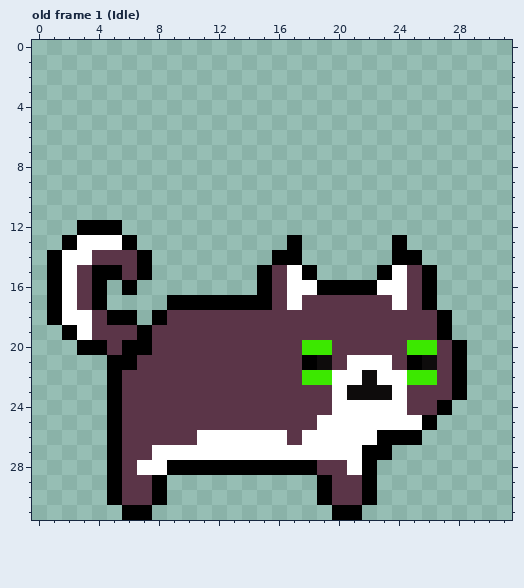
Pixel-art file, stored at Assets/Sprites/SylvesterCat/SylvesterCat.aseprite. The picture above is the old version.
32x32 pixels, 12 frames. Colours within 5 levels of each other are drawn and written as one. Shown: old frame 1 (Idle). The commit also changed other frames, which this record leaves out.
After the commit:
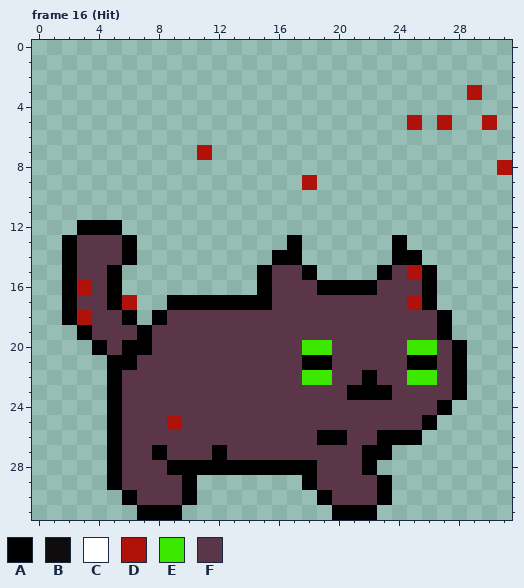
Palette (. is transparent): A #000000  B #0e0c0c  C #ffffff  D #b0120a  E #3ce800  F #5b3548
A new or re-ordered frame is compared with the old frame closest to it.
The commit says: Hit animation
From old to new:
frames 12 -> 17
layer "Layer 3" added
layer "Layer 4" added
Frame 16 (Hit) is new; against old frame 1 (Idle):
y 3: x 29 . -> D
y 5: x 25 . -> D; x 27 . -> D; x 30 . -> D
y 7: x 11 . -> D
y 8: x 31 . -> D
y 9: x 18 . -> D
y 13: x 3..5 CCC -> FFF
y 14: x 1..3 ACC -> .AF; x 6..7 FA -> A.
y 15: x 1..2 AC -> .A; x 4 A -> F; x 6..7 FA -> ..; x 17 C -> F; x 24..25 CF -> FD
y 16: x 1..6 ACFA.A -> .ADFA.; x 17..18 CC -> FF; x 23..24 CC -> FF
y 17: x 1..2 AC -> .A; x 4..6 A.. -> FAD; x 17 C -> F; x 24..25 CF -> FD
y 18: x 1..3 ACC -> .AD; x 5 A -> F
y 19: x 2..3 AC -> .A
y 20: x 3 A -> .
y 21: x 19 B -> A; x 21..23 CCC -> FFF; x 26 B -> A
y 22: x 20..24 CCBCC -> FFAFF
y 23: x 20..24 CBBBC -> FAAAF
y 24: x 20..24 CCCCC -> FFFFF
y 25: x 9 F -> D; x 19..25 CCCCCCC -> FFFFFFF
y 26: x 11..16 CCCCCC -> FFFFFF; x 18..22 CCCCC -> FAAFF
y 27: x 8..21 CCCCCCCCCCCCCC -> AFFFAFFFFFFFFF
y 28: x 7..8 CC -> FF; x 21 C -> F
y 29: x 8..10 A.. -> FFA; x 18..19 .A -> AF; x 22..23 A. -> FA
y 30: x 5..6 AF -> .A; x 8..10 A.. -> FFA; x 22..23 A. -> FA
y 31: x 6 A -> .; x 8..9 .. -> AA; x 22 . -> A
Changed places in both pictures, as pixel boxes (x1, y1, x2, y2):
added: (407, 85, 512, 175)
added: (197, 145, 212, 160)
added: (302, 175, 317, 190)
changed: (47, 235, 152, 355)
changed: (287, 265, 422, 310)
changed: (107, 355, 437, 520)
